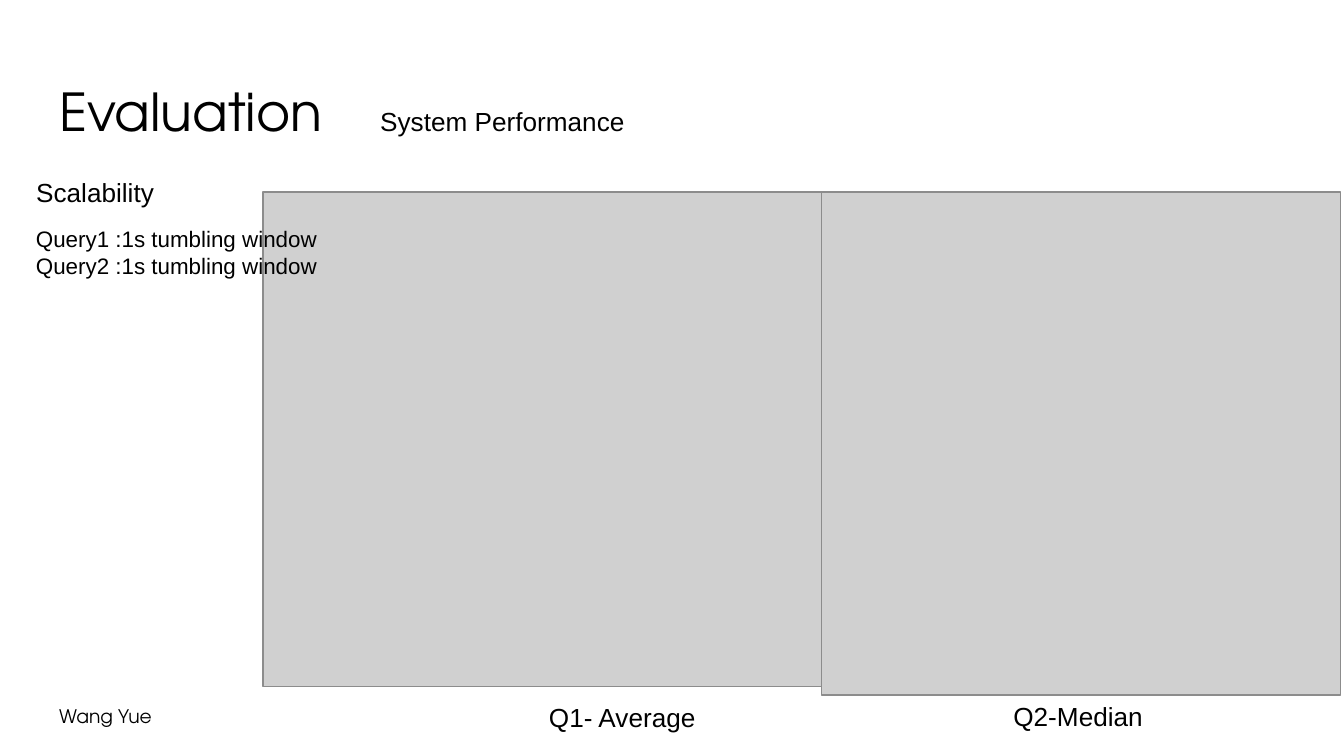
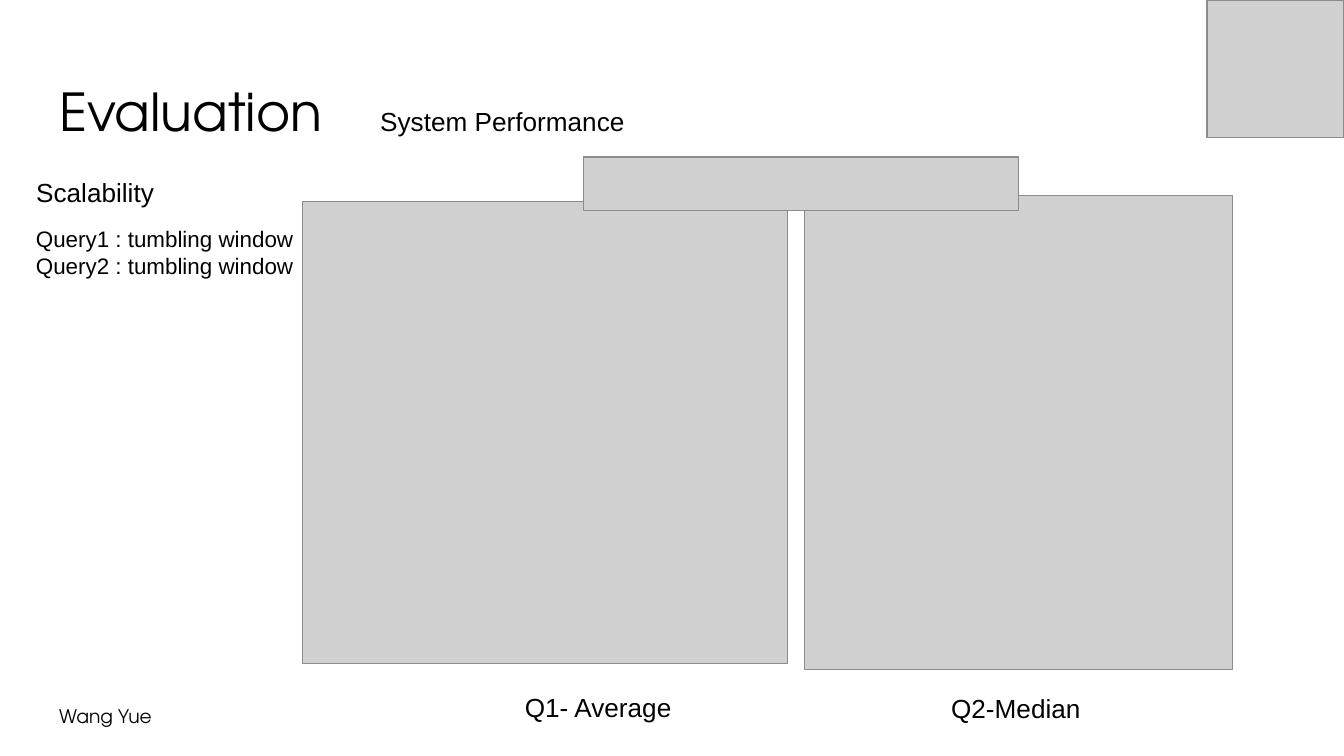
Before and after one commit to wywclmqf/DESengine, a slide deck: slide 31 of FigureScripts/symposium 2022-4.pptx (slide 34 before the commit). Drawn at 1344x756 pixels with LibreOffice and Linux fonts; fonts in the diff are those of the drawing; grey boxes stand for pictures; background and template pictures are left out. Boxes give left, top, right and bottom in pixels: in the first picture for what was removed or moved away, otherwise in the second. Text is boxed around its words. In the diff, an @@ line names an element or a change of style, - is before the commit and + after.

```diff
--- a/FigureScripts/symposium 2022-4.pptx
+++ b/FigureScripts/symposium 2022-4.pptx
@@ picture added at bbox=[1207, 0, 1344, 137] @@
@@ picture added at bbox=[583, 157, 1019, 211] @@
@@ picture: place and size @@
-picture at bbox=[263, 192, 823, 687]
+picture at bbox=[302, 202, 788, 664]
@@ picture: place and size @@
-picture at bbox=[821, 192, 1340, 695]
+picture at bbox=[805, 196, 1234, 669]
@@ rectangle added at bbox=[1146, 199, 1243, 228], fill #FFFFFF, outline #FFFFFF 2 pt @@
@@ text at bbox=[36, 230, 294, 279]: text changed @@
-Query1 :1s tumbling window
-Query2 :1s tumbling window
+Query1 : tumbling window
+Query2 : tumbling window
@@ text "Q1- Average": place and size @@
-text "Q1- Average" at bbox=[549, 708, 695, 733]
+text "Q1- Average" at bbox=[525, 698, 671, 722]
@@ text "Q2-Median": place and size @@
-text "Q2-Median" at bbox=[1013, 707, 1142, 731]
+text "Q2-Median" at bbox=[951, 699, 1080, 723]
```
Also in this commit, not shown: 29 other slides changed, 4 slides added, 10 slides removed, 5 other files.
